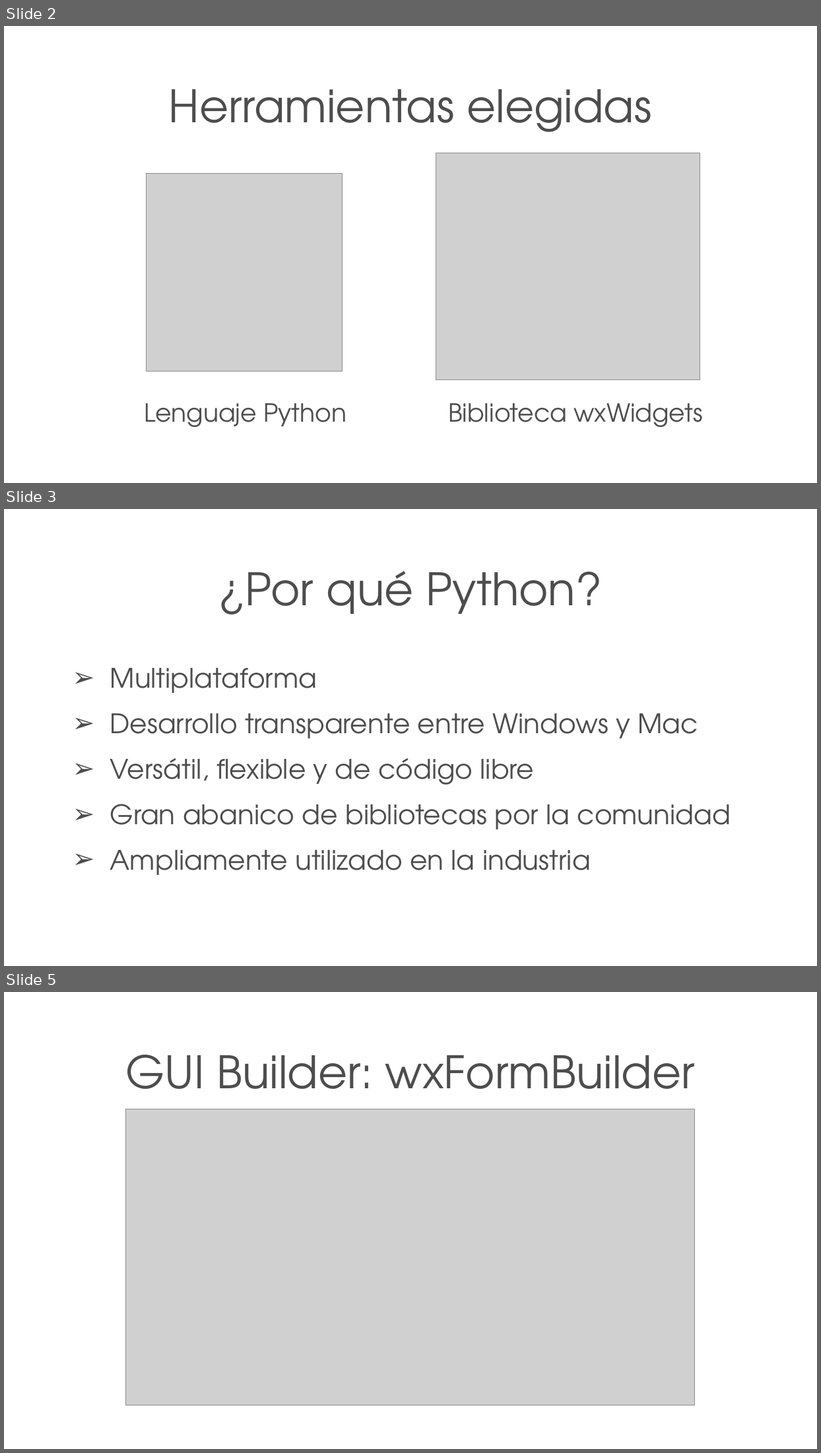
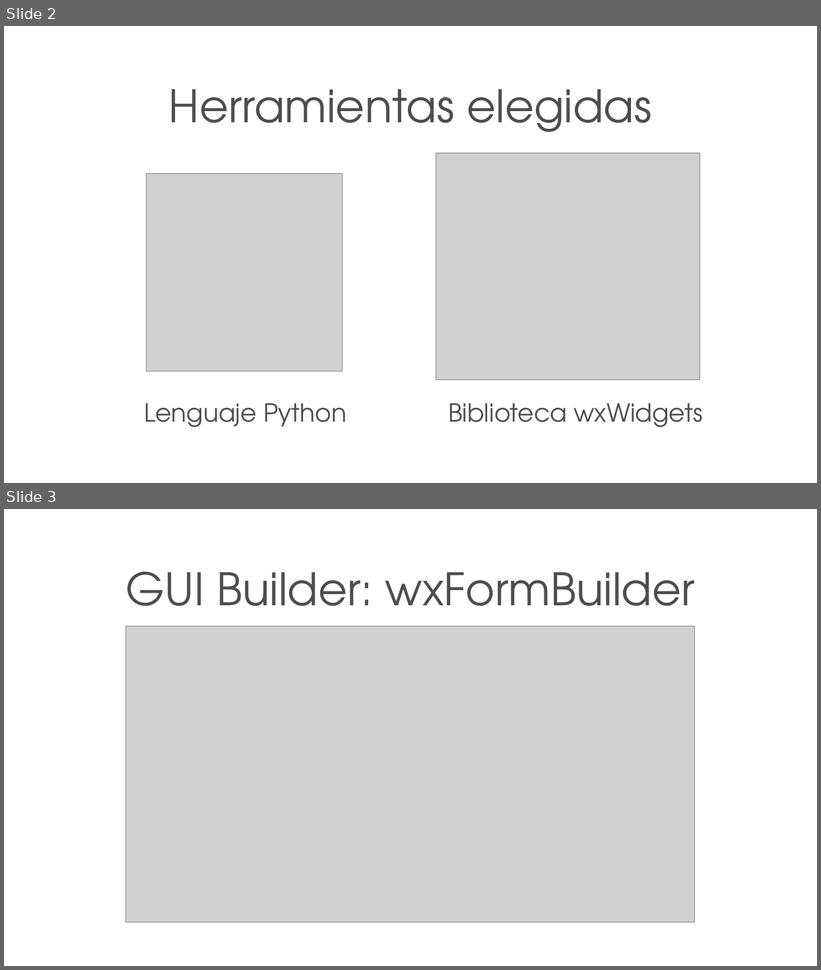
Before and after one commit to Dmon4516/IPC-Practices, a slide deck: Practica8/presentacion/Proyecto Práctica 8.ppt. Shown one above the other, each under a label of ours: slides 2, 3 and 5 before the commit, slides 2 and 3 after it; the slides between them are not shown. The pictures are 821x1453 and 821x970 pixels, drawn with LibreOffice and Linux fonts; fonts in the diff are those of the drawing; grey boxes stand for pictures; background and template pictures are left out. Boxes give left, top, right and bottom in pixels: in the first picture for what was removed or moved away, otherwise in the second. Text is boxed around its words. In the diff, an @@ line names an element or a change of style, - is before the commit and + after.

```diff
--- a/Practica8/presentacion/Proyecto Práctica 8.ppt
+++ b/Practica8/presentacion/Proyecto Práctica 8.ppt
@@ slide 3 removed at (4, 509, 817, 966), background picture (left out) @@
@@ title removed at (218, 571, 603, 615) @@
-¿Por qué Python?
@@ text removed at (110, 668, 731, 875) @@
-➢ Multiplataforma
-➢ Desarrollo transparente entre Windows y Mac
-➢ Versátil, flexible y de código libre
-➢ Gran abanico de bibliotecas por la comunidad
-➢ Ampliamente utilizado en la industria
@@ what was slide 5 is now slide 3 @@
```
Also in this commit, not shown: 6 slides changed, 1 other slide removed, 3 other files.
